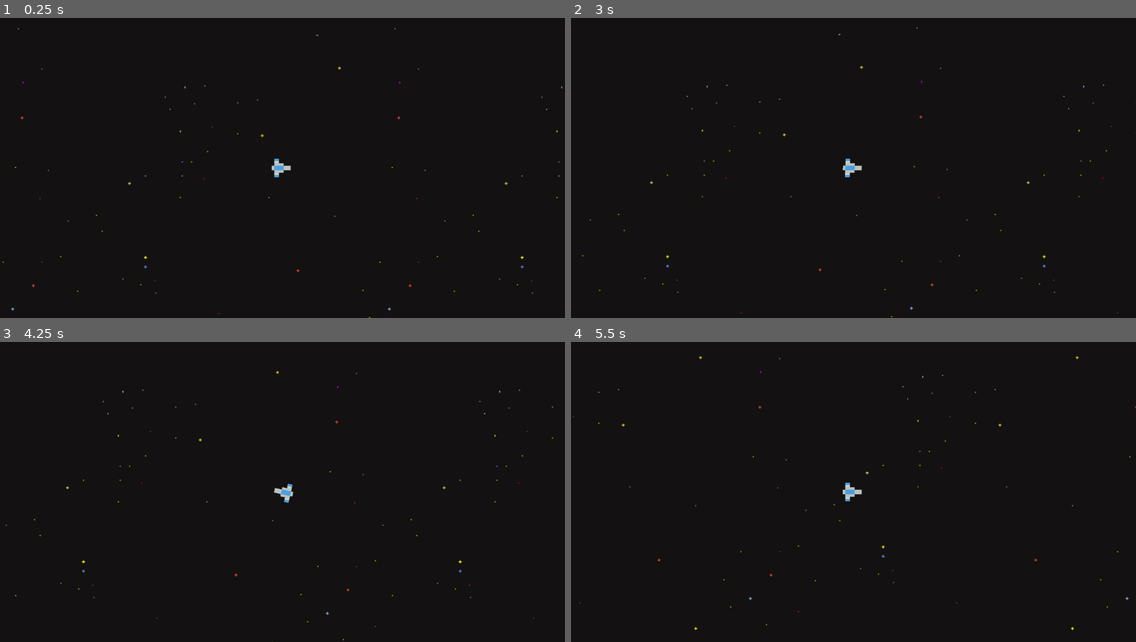
Above: before the commit, frames 1-4 (two rows, left to right).
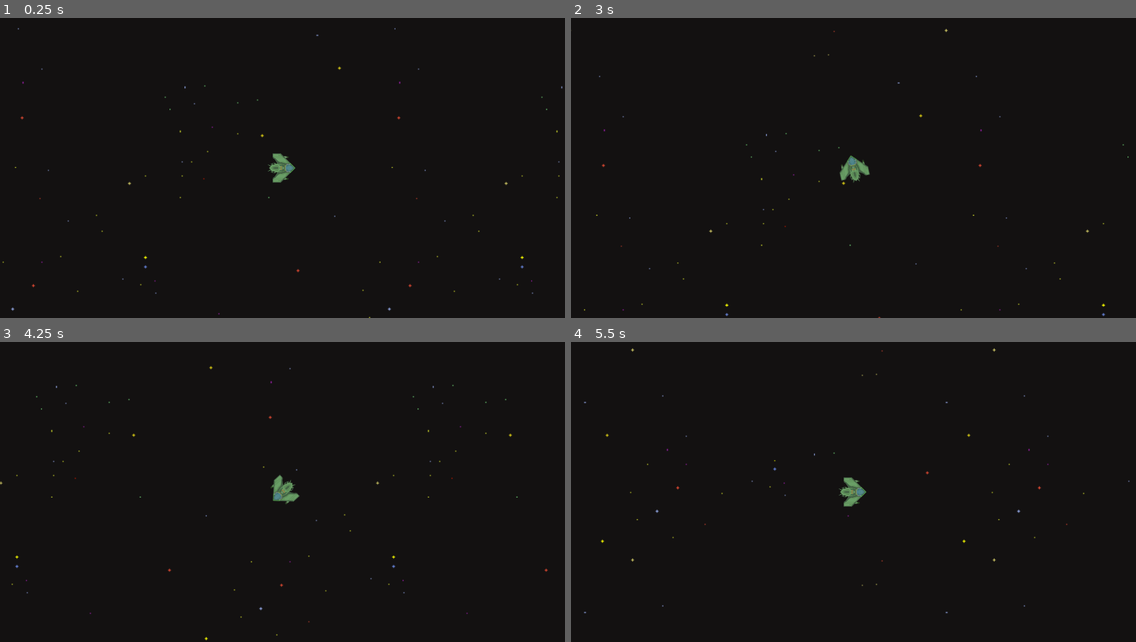
Above: after the commit, the same moments.

Repository: Vassily-Petrousevitch/GalacticHeist
Game: Godot game, scene res://main.tscn
Same seed, same stepped clock (60 frames per second), same inputs: the game is played once before the commit and once after it.
Inputs:
- Up to frame 1 (0.25 s): no input
- Up to frame 2 (3 s): tap Enter at 0.5 s; hold D (rotate_right) 0.53-1.28 s; hold S (brake) 1.28-2.03 s; tap Space at 2 s; hold D (rotate_right) 2.03-2.78 s; hold W (accelerate) from 2.78 s (still down)
- Up to frame 3 (4.25 s): release W (accelerate) at 3.53 s; hold A (rotate_left) from 3.53 s (still down)
- Up to frame 4 (5.5 s): release A (rotate_left) at 5.03 s; hold S (brake) from 5.03 s (still down)

The runs differ from the first frame. In frame 1, 0.3% of the frame differs, in the area x 47-53%, y 45-55%; in frame 2, 0.6%; in frame 3, 0.6%, in the area x 0-98%, y 7-100%; in frame 4, 0.6%.

Commit message:
illegally pushing changes direct to master

Diff:
--- a/entities/player.gd
+++ b/entities/player.gd
@@ -1,13 +1,13 @@
 extends Node2D
 
 # General constants
-const rotate_speed = 0.07;
+const rotate_speed = 0.05;
 
 # Velocity & accel
 var velocity = Vector2.ZERO
 var max_velocity = Vector2(1000, 0)
 var accel = 40
-var brake_accel = 100
+var brake_accel = 0.1
 
 func _process(delta):
 	self.rotation = fmod(self.rotation + findNewRotation() * rotate_speed, 2 * PI)
@@ -15,7 +15,7 @@
 	if Input.is_action_pressed("accelerate"):
 		velocity = velocity.move_toward(max_velocity.rotated(self.rotation), accel)
 	if Input.is_action_pressed("brake"):
-		velocity = velocity.lerp(Vector2.ZERO, 0.1)
+		velocity = velocity.lerp(Vector2.ZERO, brake_accel)
 
 	position += velocity * delta
 
--- a/entities/player.tscn
+++ b/entities/player.tscn
@@ -1,7 +1,7 @@
 [gd_scene load_steps=4 format=3 uid="uid://dbh2vc12txbo7"]
 
 [ext_resource type="Script" path="res://entities/player.gd" id="1_kmiig"]
-[ext_resource type="Texture2D" uid="uid://bpsk6dyna7ep8" path="res://art/pixel_ship_blue.png" id="2_jk1wg"]
+[ext_resource type="Texture2D" uid="uid://n2l6gnif0077" path="res://Assets/Ships/ship2_c2.png" id="2_i7id4"]
 
 [sub_resource type="RectangleShape2D" id="RectangleShape2D_jh485"]
 size = Vector2(54, 59)
@@ -10,8 +10,7 @@
 script = ExtResource("1_kmiig")
 
 [node name="Sprite2D" type="Sprite2D" parent="."]
-scale = Vector2(0.5, 0.5)
-texture = ExtResource("2_jk1wg")
+texture = ExtResource("2_i7id4")
 
 [node name="CollisionShape2D" type="CollisionShape2D" parent="."]
 position = Vector2(-10, 0)
Not shown, added: Assets/Ships/ship1_c1.png.import
Not shown, added: Assets/Ships/ship1_c2.png.import
Not shown, added: Assets/Ships/ship2_c1.png.import
Not shown, added: Assets/Ships/ship2_c2.png.import
